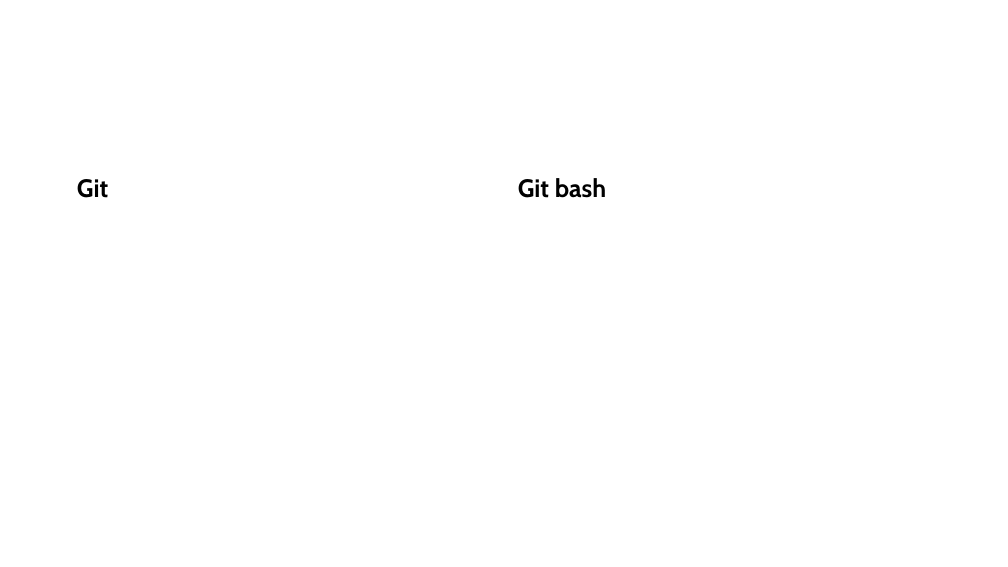
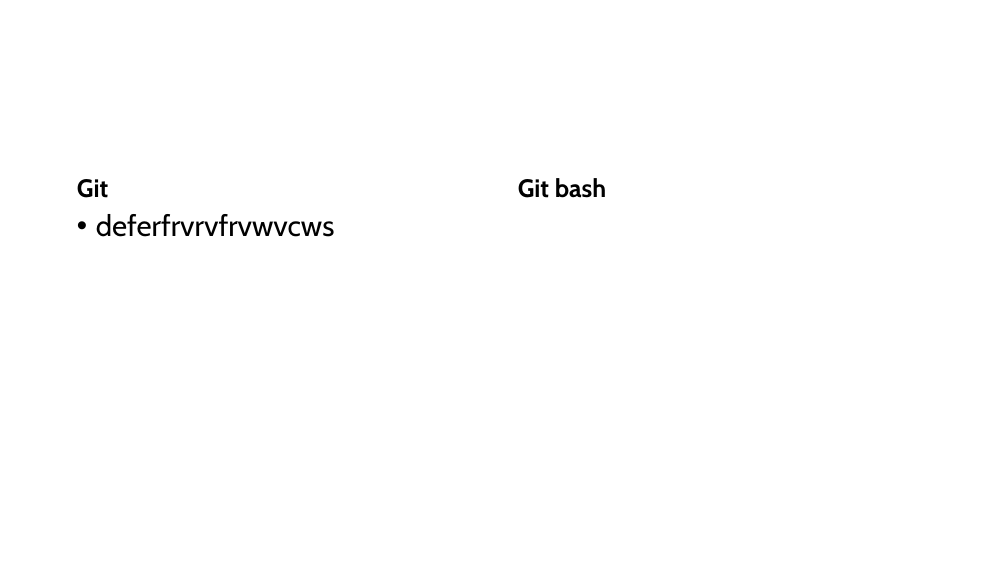
Before and after one commit to rifat-hossen2/P2, a slide deck: slide 2 of Z.pptx. Drawn at 1008x567 pixels with LibreOffice and Linux fonts; fonts in the diff are those of the drawing. Boxes give left, top, right and bottom in pixels: in the first picture for what was removed or moved away, otherwise in the second. Text is boxed around its words. In the diff, an @@ line names an element or a change of style, - is before the commit and + after.

Commit message:
Updated 2 files

```diff
--- a/Z.pptx
+++ b/Z.pptx
@@ text added at [96,214,335,237], 28 pt, text #000000 @@
+• deferfrvrvfrvwvcws
```
